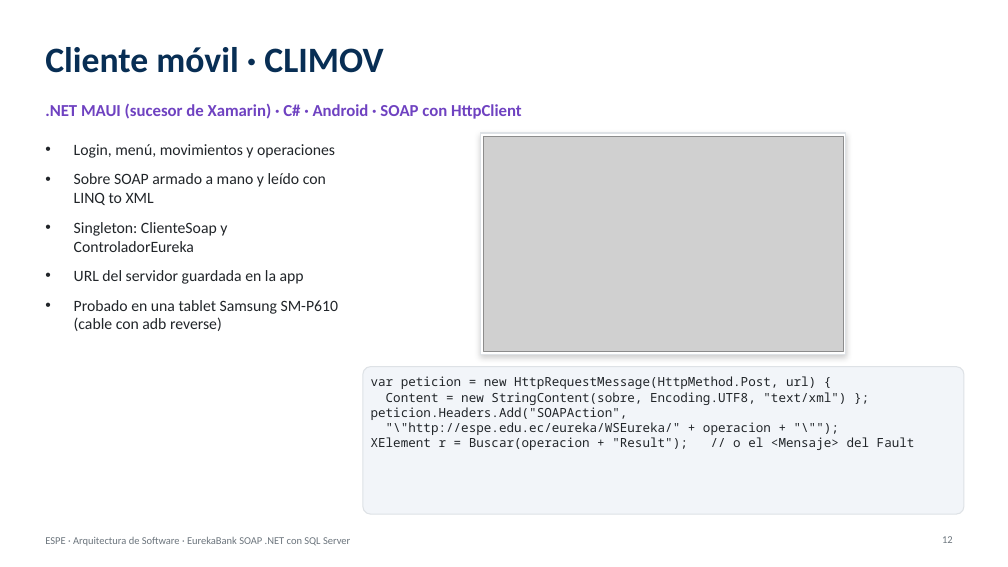
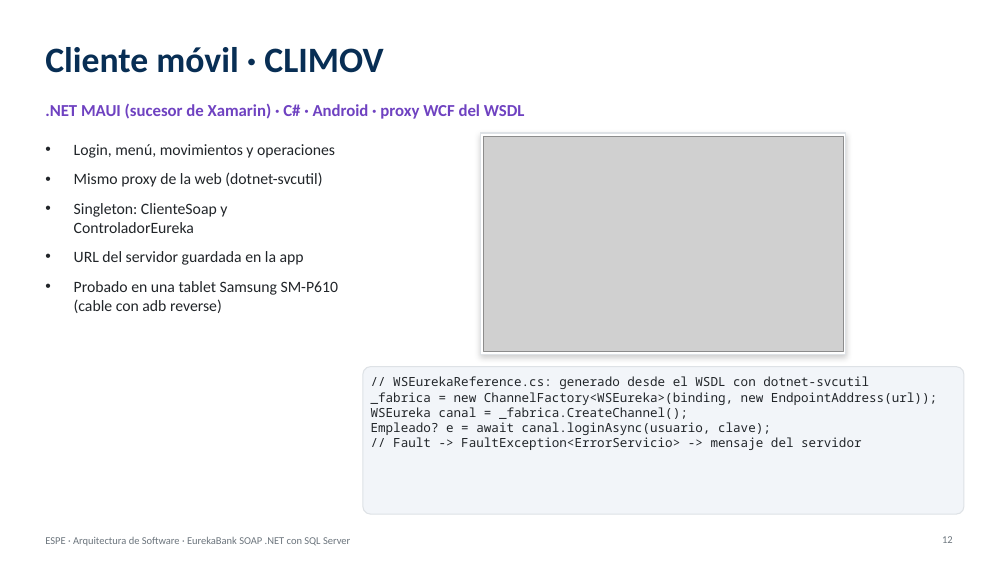
Before and after one commit to jsmasapanta/T2.1.2-PAO202651_SOAP_DOTNET_BDD_NRC36884_GR01, a slide deck: slide 12 of 05. DOCUMENTACIÓN/MANUAL_EUREKABANK_SOAP_DOTNET_BDD_GR01.pptx. Drawn at 1008x567 pixels with LibreOffice and Linux fonts; fonts in the diff are those of the drawing; grey boxes stand for pictures. Boxes give left, top, right and bottom in pixels: in the first picture for what was removed or moved away, otherwise in the second. Text is boxed around its words. In the diff, an @@ line names an element or a change of style, - is before the commit and + after.

Commit message:
Clientes solo de presentacion: datos y contrato desde el WSDL, reglas en el servidor
- Consola y escritorio: proxy WSEurekaReference.cs generado con SvcUtil; web y movil con dotnet-svcutil.
  Se eliminan las copias a mano del contrato (IWSEureka) y de los modelos (Empleado, Cuenta, Movimiento).
- Los clientes ya no validan reglas del banco (8 digitos, importe, cuentas distintas): solo campos vacios
  y que el importe sea numero; el resto lo valida el servidor y se muestra su mensaje.
- Movil: ChannelFactory<WSEureka> con System.ServiceModel.Http en lugar del sobre SOAP armado a mano.
- README, LEEME, diagrama de clases de clientes, ERS, manual y presentacion actualizados; manual incluye el ASMX.

```diff
--- a/05. DOCUMENTACIÓN/MANUAL_EUREKABANK_SOAP_DOTNET_BDD_GR01.pptx
+++ b/05. DOCUMENTACIÓN/MANUAL_EUREKABANK_SOAP_DOTNET_BDD_GR01.pptx
@@ text at [45, 104, 525, 119]: text changed @@
-.NET MAUI (sucesor de Xamarin) · C# · Android · SOAP con HttpClient
+.NET MAUI (sucesor de Xamarin) · C# · Android · proxy WCF del WSDL
@@ text at [74, 172, 322, 187]: text changed @@
-• Sobre SOAP armado a mano y leído con LINQ to XML
+• Mismo proxy de la web (dotnet-svcutil)
@@ text at [371, 376, 937, 450]: text changed @@
-var peticion = new HttpRequestMessage(HttpMethod.Post, url) {
-Content = new StringContent(sobre, Encoding.UTF8, "text/xml") };
-peticion.Headers.Add("SOAPAction",
-"\"http://espe.edu.ec/eureka/WSEureka/" + operacion + "\"");
-XElement r = Buscar(operacion + "Result"); // o el <Mensaje> del Fault
+// WSEurekaReference.cs: generado desde el WSDL con dotnet-svcutil
+_fabrica = new ChannelFactory<WSEureka>(binding, new EndpointAddress(url));
+WSEureka canal = _fabrica.CreateChannel();
+Empleado? e = await canal.loginAsync(usuario, clave);
+// Fault -> FaultException<ErrorServicio> -> mensaje del servidor
```
Also in this commit, not shown: 3 other slides changed, 45 other files.
